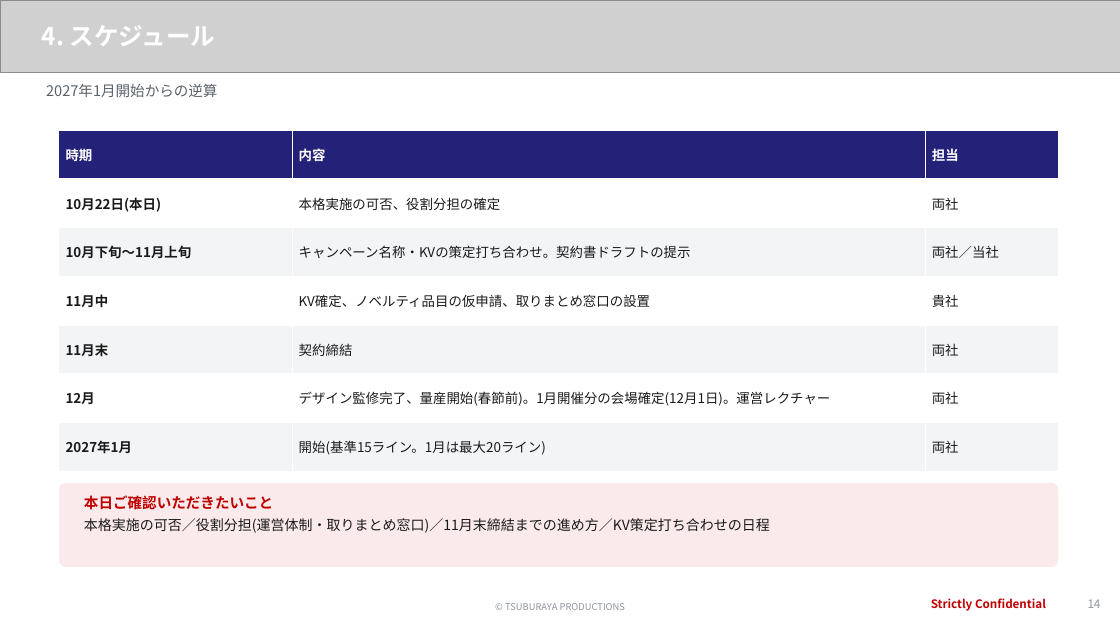
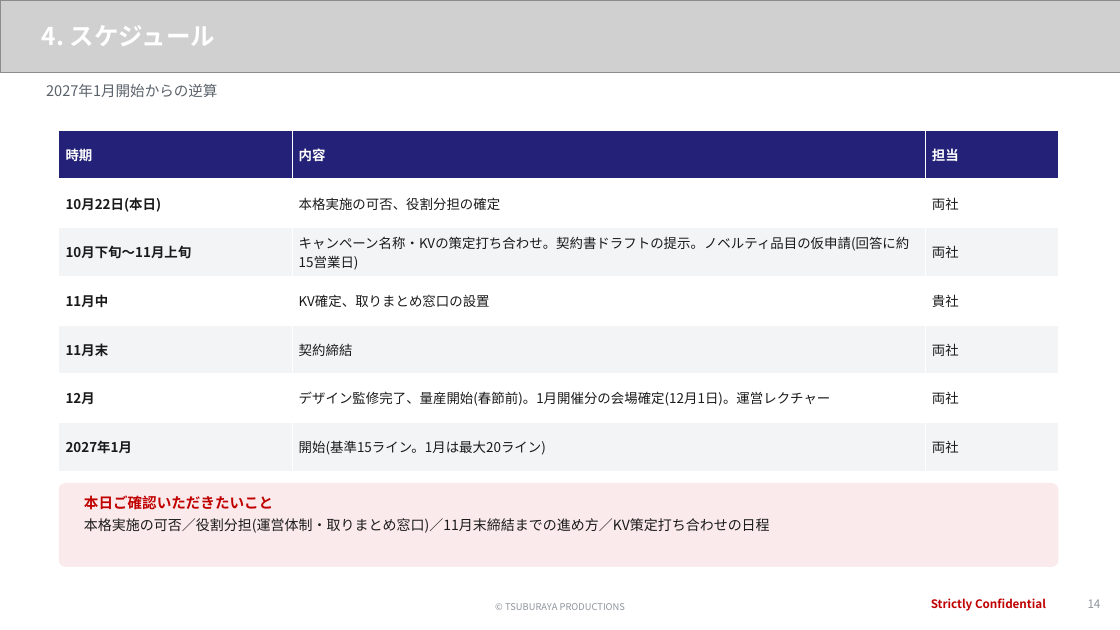
Before and after one commit to hayatoshintani-spe/kessho-lens, a slide deck: slide 14 of docs/proposals/softbank-ultraman-caravan/SB様提示用_1022ミーティング資料.pptx. Drawn at 1120x630 pixels with LibreOffice and Linux fonts; fonts in the diff are those of the drawing; grey boxes stand for pictures. Boxes give left, top, right and bottom in pixels: in the first picture for what was removed or moved away, otherwise in the second. Text is boxed around its words. In the diff, an @@ line names an element or a change of style, - is before the commit and + after.

```diff
--- a/docs/proposals/softbank-ultraman-caravan/SB様提示用_1022ミーティング資料.pptx
+++ b/docs/proposals/softbank-ultraman-caravan/SB様提示用_1022ミーティング資料.pptx
@@ table at (59, 130, 1060, 471) @@
-row 3, column 2: キャンペーン名称・KVの策定打ち合わせ。契約書ドラフトの提示
+row 3, column 2: キャンペーン名称・KVの策定打ち合わせ。契約書ドラフトの提示。ノベルティ品目の仮申請(回答に約15営業日)
-row 3, column 3: 両社／当社
+row 3, column 3: 両社
-row 4, column 2: KV確定、ノベルティ品目の仮申請、取りまとめ窓口の設置
+row 4, column 2: KV確定、取りまとめ窓口の設置
```
Also in this commit, not shown: 3 other slides changed, 8 other files.
